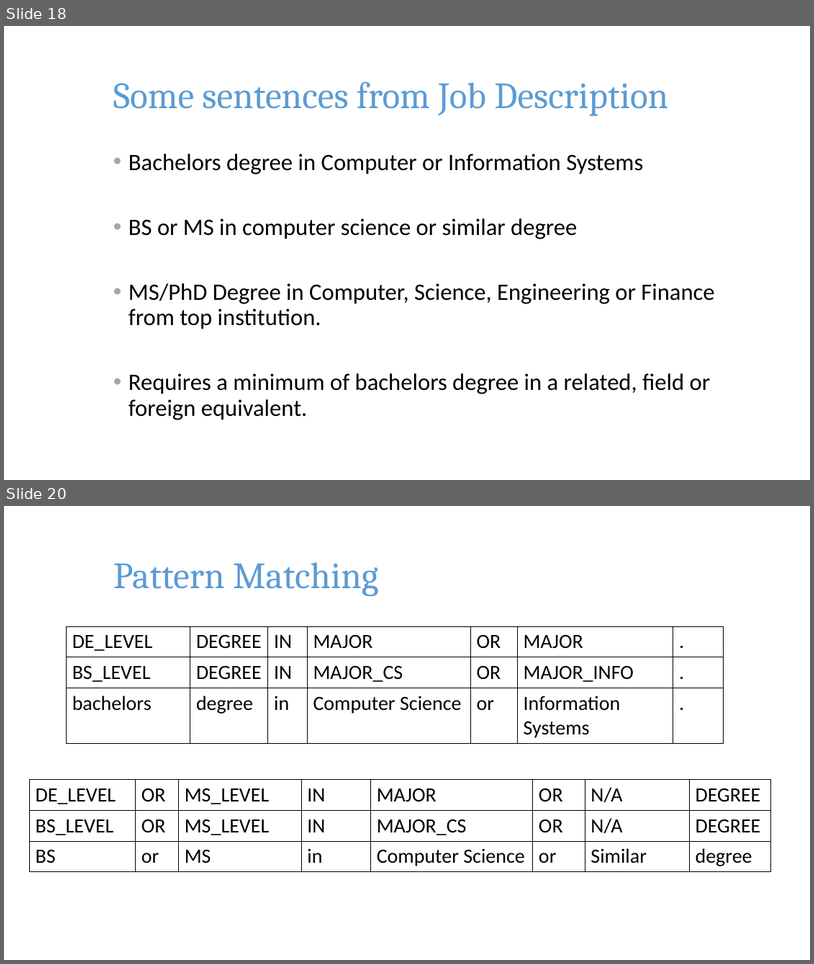
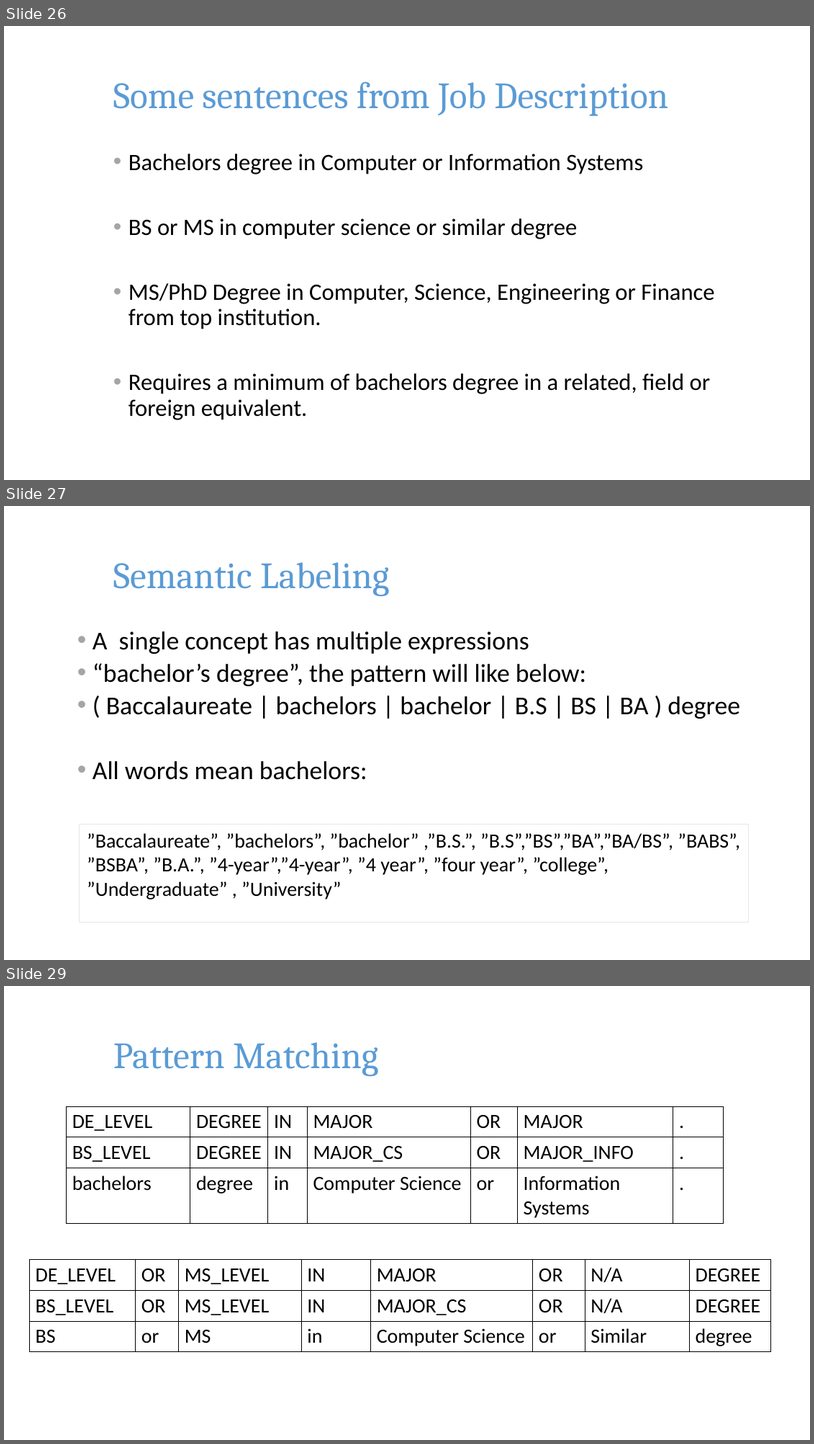
Before and after one commit to pkushiqiang/thesis, a slide deck: media/JobFinder.pptx. Shown one above the other, each under a label of ours: slides 18 and 20 before the commit, slides 26, 27 and 29 after it; the slides between them are not shown. The pictures are 814x964 and 814x1444 pixels, drawn with LibreOffice and Linux fonts; fonts in the diff are those of the drawing; background and template pictures are left out. Boxes give left, top, right and bottom in pixels: in the first picture for what was removed or moved away, otherwise in the second. Text is boxed around its words. In the diff, an @@ line names an element or a change of style, - is before the commit and + after.

```diff
--- a/media/JobFinder.pptx
+++ b/media/JobFinder.pptx
@@ slide 27 added at [4,506,810,960], background picture (left out) @@
@@ title added at [113,562,389,596], 44 pt, text #5B9BD5 @@
+Semantic Labeling
@@ text added at [93,631,741,780], 30.6 pt, text #000000 @@
+• A single concept has multiple expressions
+• “bachelor’s degree”, the pattern will like below:
+• ( Baccalaureate | bachelors | bachelor | B.S | BS | BA ) degree
+• All words mean bachelors:
@@ rectangle added at [79,824,748,922], outline #E7E6E6 0.75 pt, 24 pt, text #000000 @@
+”Baccalaureate”, ”bachelors”, ”bachelor” ,”B.S.”, ”B.S”,”BS”,”BA”,”BA/BS”, ”BABS”, ”BSBA”, ”B.A.”, ”4-year”,”4-year”, ”4 year”, ”four year”, ”college”, ”Undergraduate” , ”University”
@@ what was slide 18 is now slide 26 @@
@@ what was slide 20 is now slide 29 @@
```
Also in this commit, not shown: 15 slides changed, 10 other slides added, 1 slide removed.
